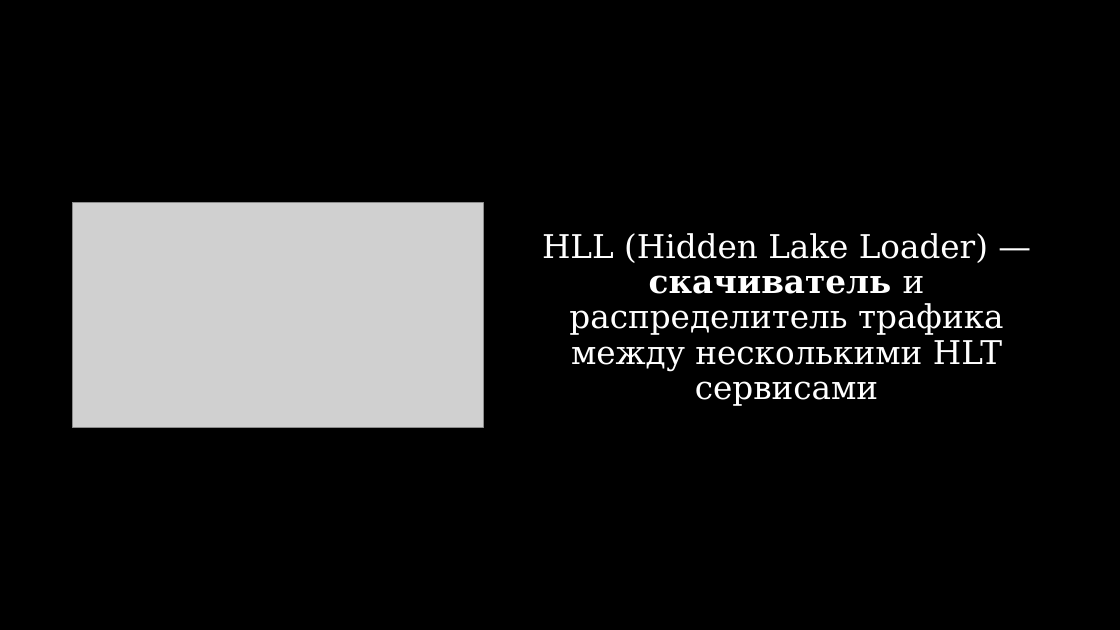
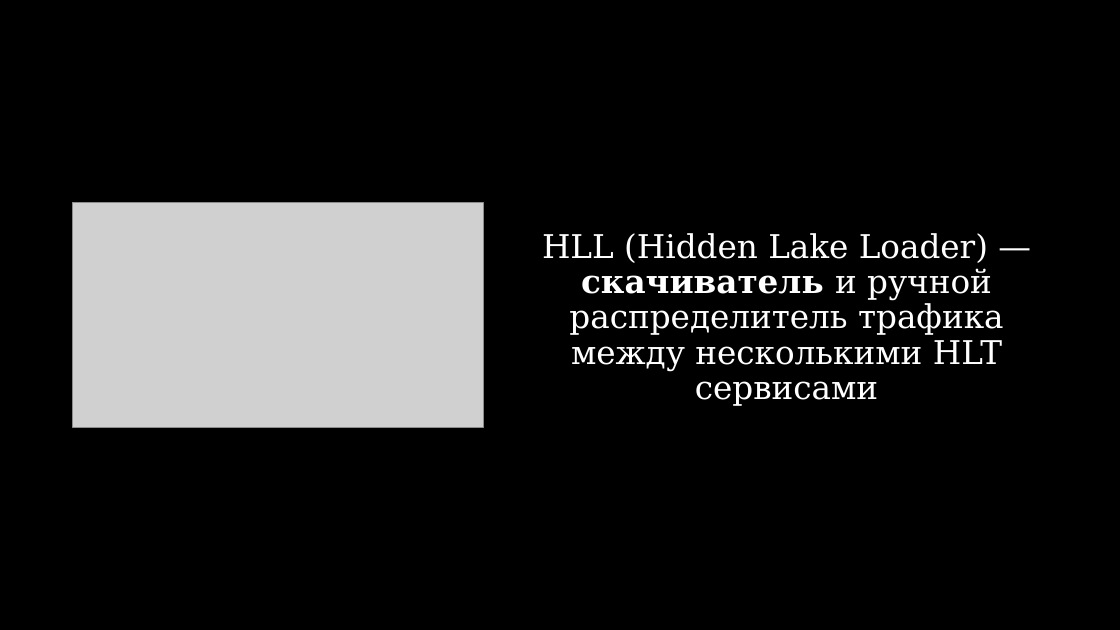
Before and after one commit to number571/go-peer, a slide deck: slide 21 of docs/hidden_lake_anonymous_network_view.pptx. Drawn at 1120x630 pixels with LibreOffice and Linux fonts; fonts in the diff are those of the drawing; grey boxes stand for pictures. Boxes give left, top, right and bottom in pixels: in the first picture for what was removed or moved away, otherwise in the second. Text is boxed around its words. In the diff, an @@ line names an element or a change of style, - is before the commit and + after.

```diff
--- a/docs/hidden_lake_anonymous_network_view.pptx
+++ b/docs/hidden_lake_anonymous_network_view.pptx
@@ text at <box>542,233,1004,406</box>: text changed @@
-HLL (Hidden Lake Loader) — скачиватель и распределитель трафика между несколькими HLT сервисами
+HLL (Hidden Lake Loader) — скачиватель и ручной распределитель трафика между несколькими HLT сервисами
```
Also in this commit, not shown: 1 slide added, 3 other files.
